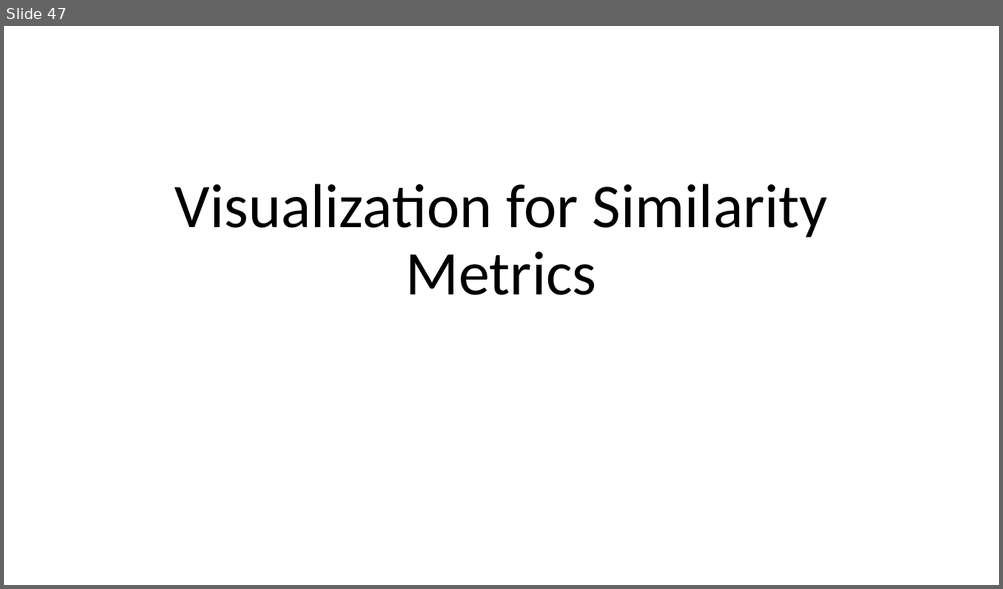
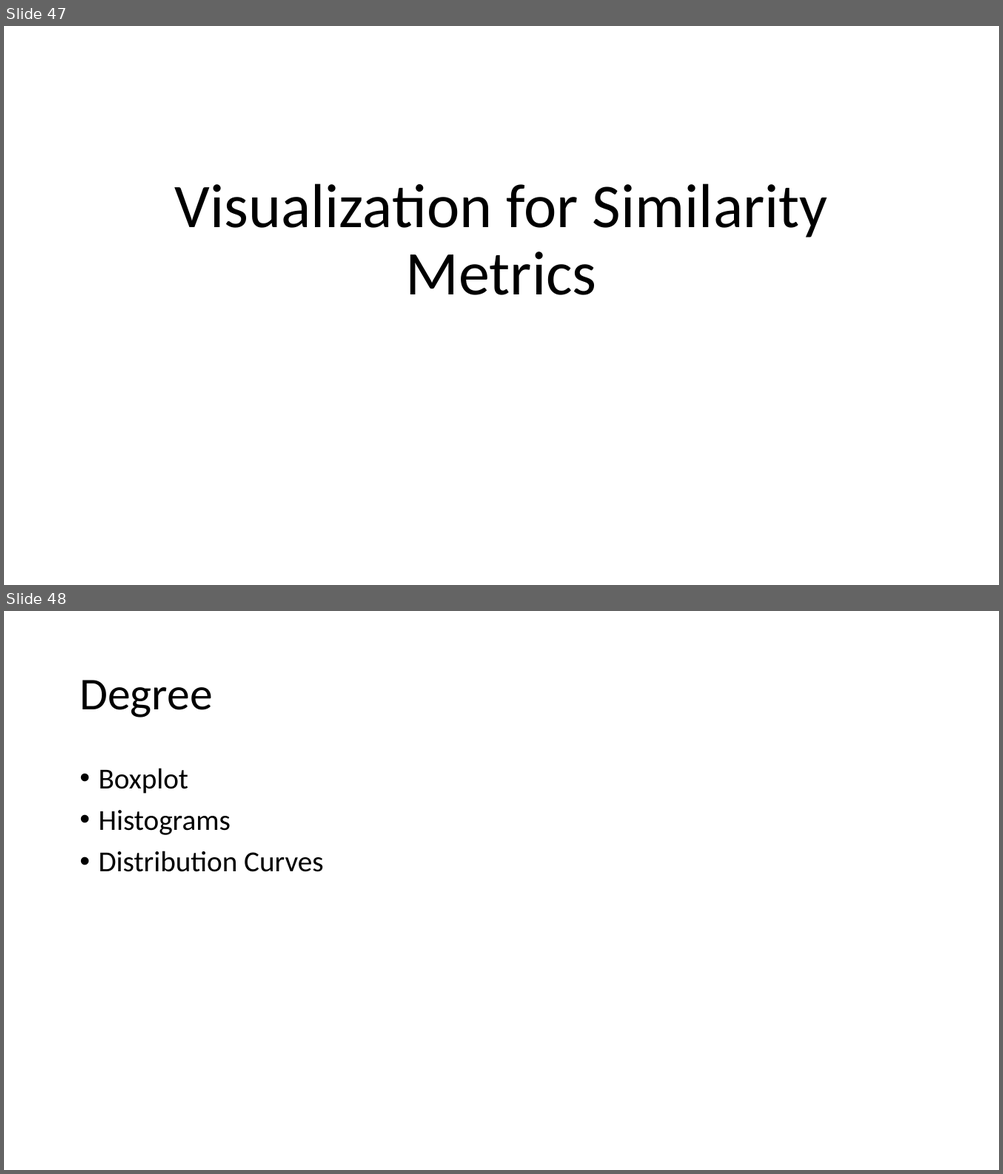
Before and after one commit to AtrayeeNeog/Visualization_2019-20, a slide deck: Documentation/Presentation/Project_Presentation_v3.pptx. Shown one above the other, each under a label of ours: slide 47 before the commit, slides 47 and 48 after it. The pictures are 1003x589 and 1003x1174 pixels, drawn with LibreOffice and Linux fonts; fonts in the diff are those of the drawing. Boxes give left, top, right and bottom in pixels: in the first picture for what was removed or moved away, otherwise in the second. Text is boxed around its words. In the diff, an @@ line names an element or a change of style, - is before the commit and + after.

```diff
--- a/Documentation/Presentation/Project_Presentation_v3.pptx
+++ b/Documentation/Presentation/Project_Presentation_v3.pptx
@@ slide 48 added at <box>4,611,999,1170</box>, background #FFFFFF @@
@@ title added at <box>79,680,212,718</box>, 44 pt, text #000000 @@
+Degree
@@ text added at <box>99,768,324,872</box>, 28 pt, text #000000 @@
+• Boxplot
+• Histograms
+• Distribution Curves
```
Also in this commit, not shown: 1 slide changed, 23 other slides added.
